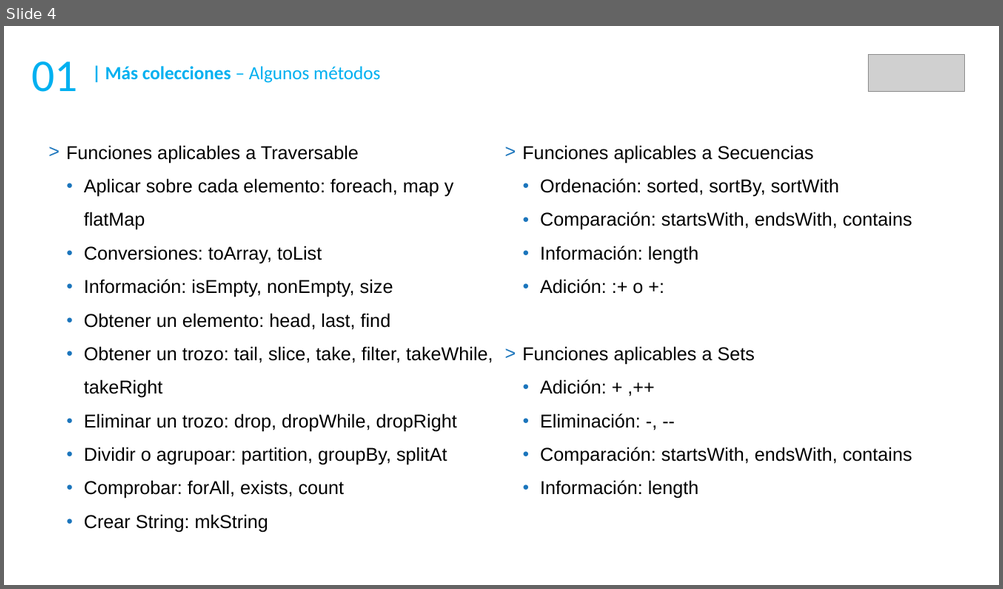
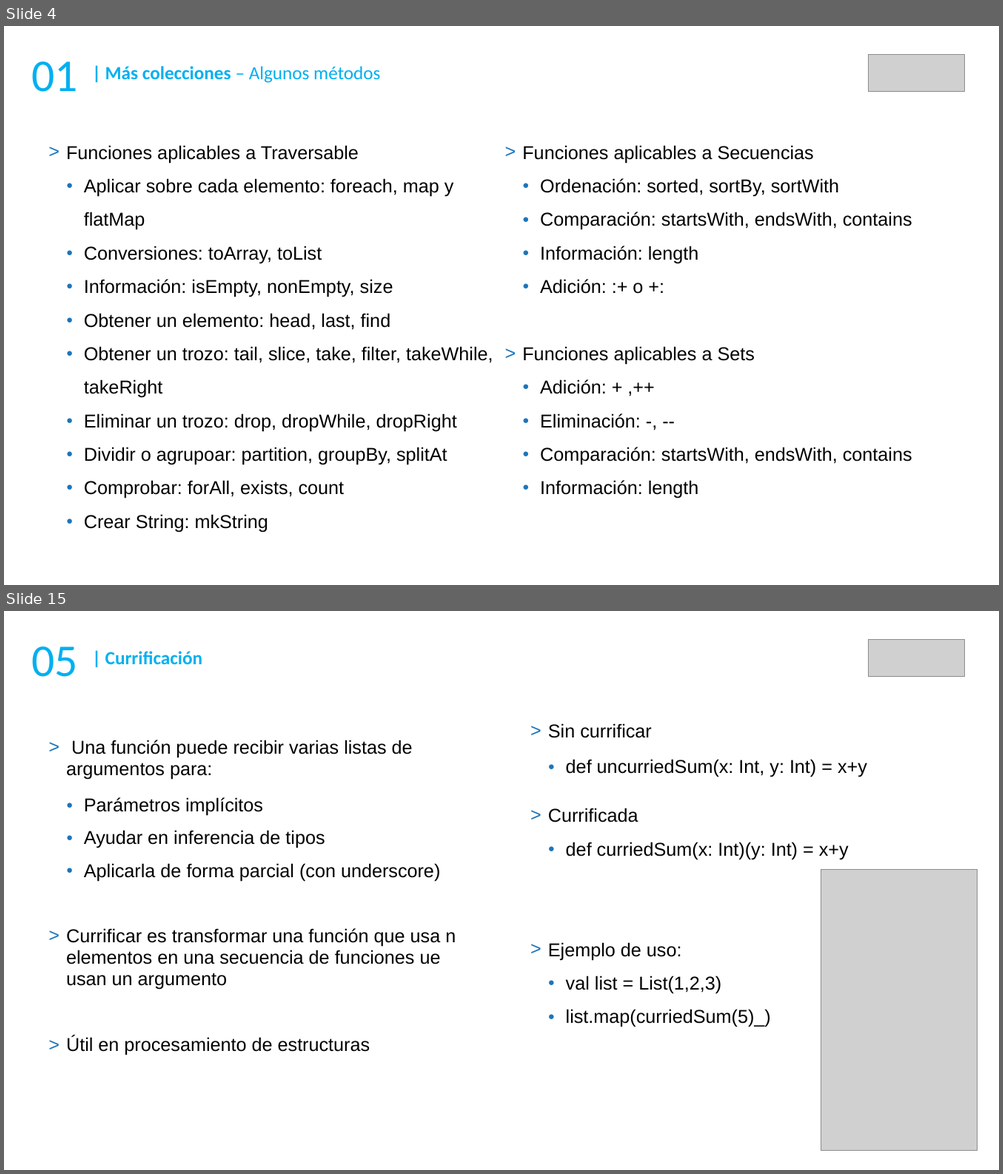
Before and after one commit to DaniGCaff/cursoScalaMay18, a slide deck: guiones/dia2.odp. Shown one above the other, each under a label of ours: slide 4 before the commit, slides 4 and 15 after it; the slides between them are not shown. The pictures are 1003x589 and 1003x1174 pixels, drawn with LibreOffice and Linux fonts; fonts in the diff are those of the drawing; grey boxes stand for pictures. Boxes give left, top, right and bottom in pixels: in the first picture for what was removed or moved away, otherwise in the second. Text is boxed around its words. In the diff, an @@ line names an element or a change of style, - is before the commit and + after.

```diff
--- a/guiones/dia2.odp
+++ b/guiones/dia2.odp
@@ slide 15 added at (4,611,999,1170), background #FFFFFF @@
@@ text added at (32,647,78,677), 44 pt, text #00B0F0 @@
+05
@@ text added at (105,651,202,665), 18 pt, text #00B0F0, bold @@
+| Currificación
@@ picture added at (868,639,965,677) @@
@@ text added at (66,740,455,1056), 18 pt, text #000000 @@
+> Una función puede recibir varias listas de argumentos para:
+  ● Parámetros implícitos
+  ● Ayudar en inferencia de tipos
+  ● Aplicarla de forma parcial (con underscore)
+> Currificar es transformar una función que usa n elementos en una secuencia de funciones ue usan un argumento
+> Útil en procesamiento de estructuras
@@ text added at (548,723,867,1028), 18 pt, text #000000 @@
+> Sin currificar
+  ● def uncurriedSum(x: Int, y: Int) = x+y
+> Currificada
+  ● def curriedSum(x: Int)(y: Int) = x+y
+> Ejemplo de uso:
+  ● val list = List(1,2,3)
+  ● list.map(curriedSum(5)_)
@@ picture added at (820,869,977,1150) @@
```
Also in this commit, not shown: 2 slides changed, 13 other slides added, 19 slides removed, 8 other files.
